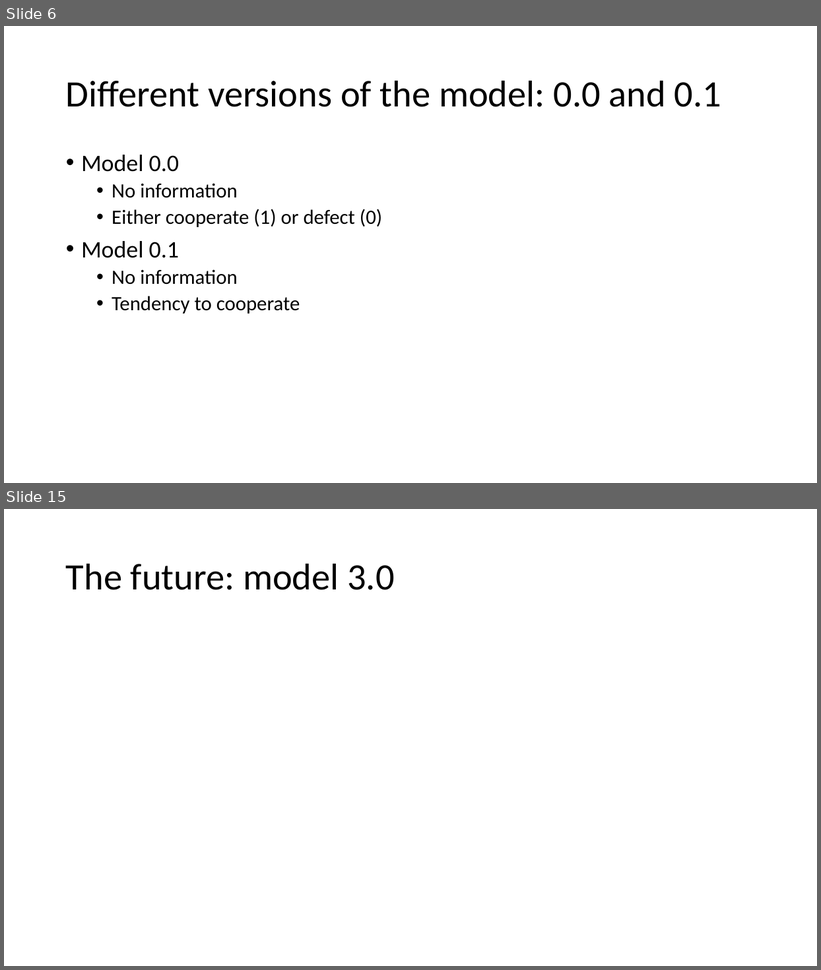
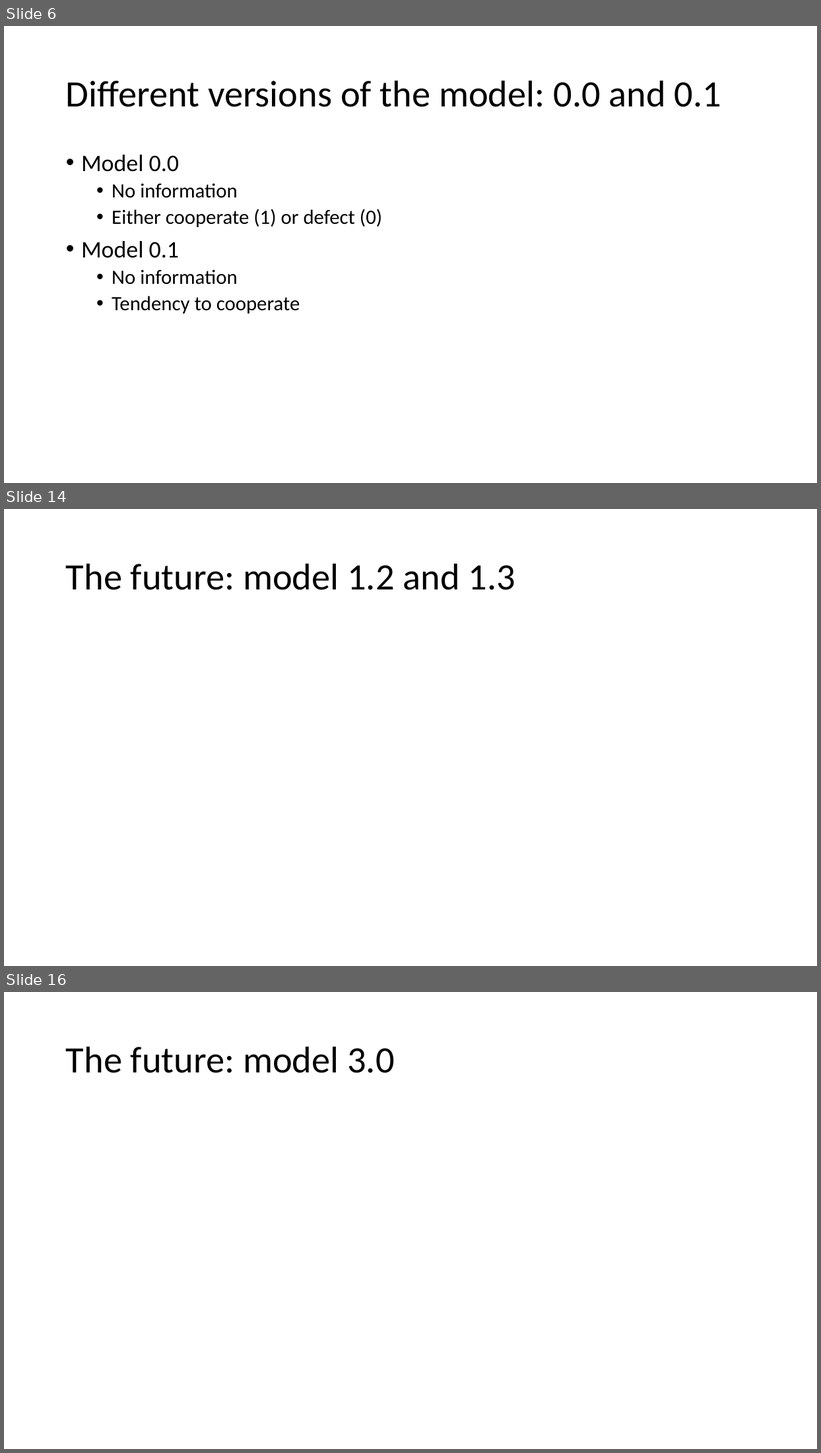
Before and after one commit to J-Damhuis/Cooperation, a slide deck: Presentations/Presentation_17-12-2018.pptx. Shown one above the other, each under a label of ours: slides 6 and 15 before the commit, slides 6, 14 and 16 after it; the slides between them are not shown. The pictures are 821x970 and 821x1453 pixels, drawn with LibreOffice and Linux fonts; fonts in the diff are those of the drawing; grey boxes stand for pictures. Boxes give left, top, right and bottom in pixels: in the first picture for what was removed or moved away, otherwise in the second. Text is boxed around its words. In the diff, an @@ line names an element or a change of style, - is before the commit and + after.

```diff
--- a/Presentations/Presentation_17-12-2018.pptx
+++ b/Presentations/Presentation_17-12-2018.pptx
@@ slide 14 added at (4,509,817,966), background #FFFFFF @@
@@ title added at (66,563,516,590), 44 pt, text #000000 @@
+The future: model 1.2 and 1.3
@@ what was slide 15 is now slide 16 @@
```
Also in this commit, not shown: 6 slides changed.
